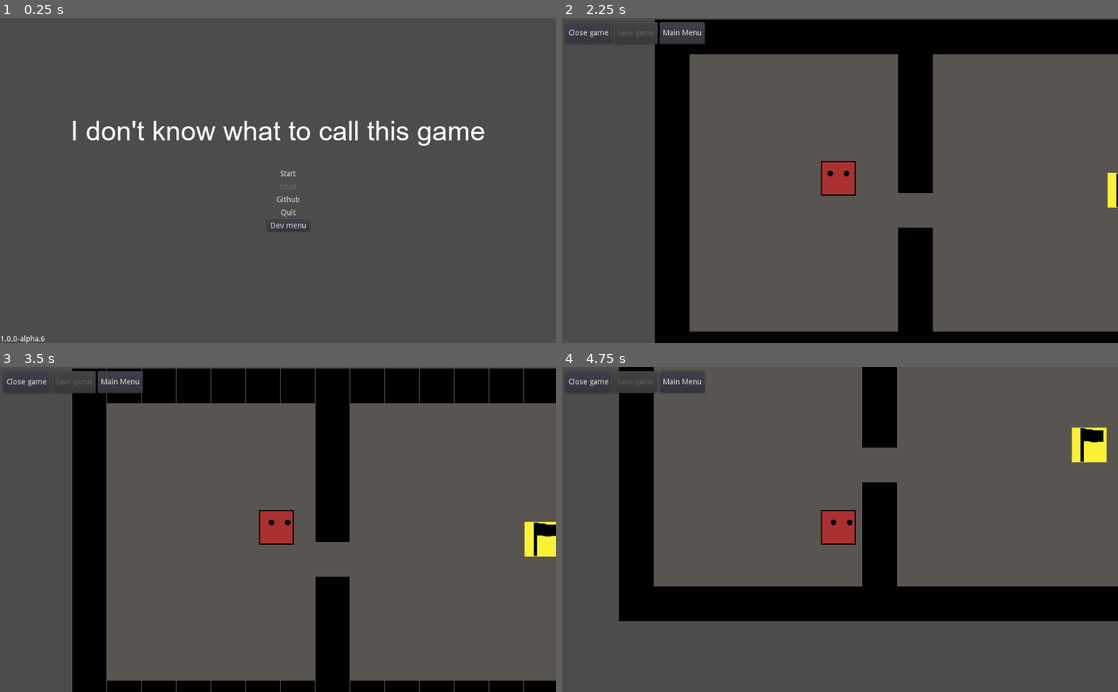
Above: before the commit, frames 1-4 (two rows, left to right).
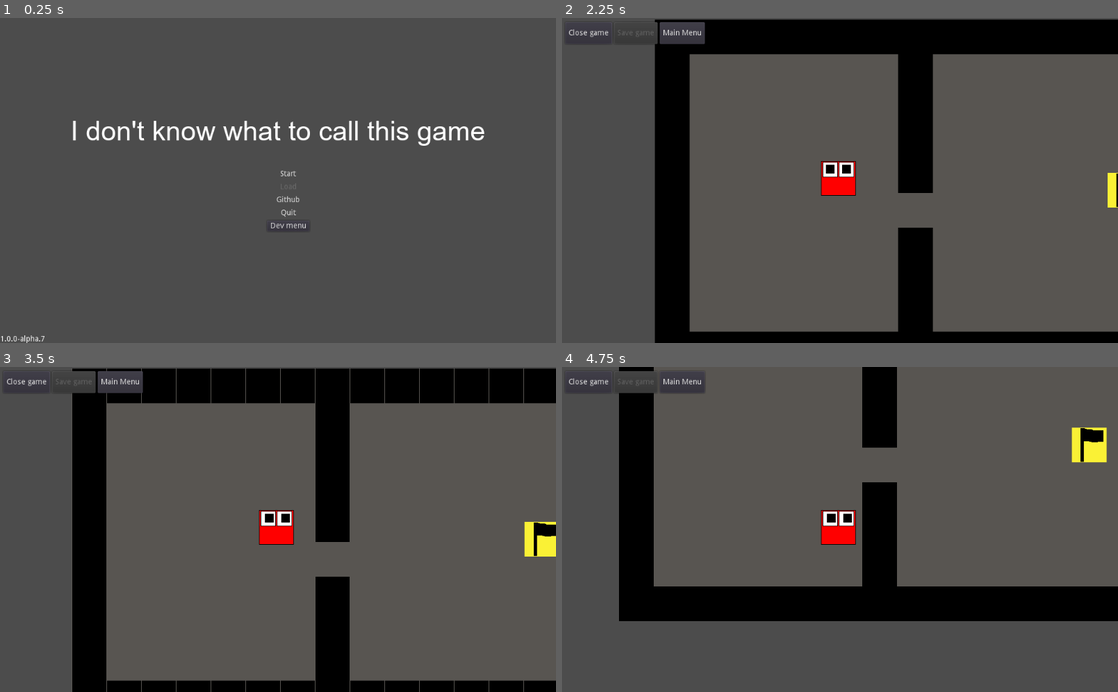
Above: after the commit, the same moments.

Repository: ballsballsballsballsballsballsballsball/game
Game: Godot game, scene res://MainMenu.tscn
Two runs of this game, one before a commit and one after it. Both use one fixed random seed, a clock stepped at 60 frames per second and the inputs below.
Inputs:
- Up to frame 1 (0.25 s): no input
- Up to frame 2 (2.25 s): click "Start" at 0.5 s; click "Main Menu" at 1.25 s; click "Start" at 2 s
- Up to frame 3 (3.5 s): tap Enter at 2.75 s; hold D (move_right) from 2.78 s (still down); hold Ctrl (ctrl) from 2.78 s (still down)
- Up to frame 4 (4.75 s): release D (move_right) at 3.53 s; release Ctrl (ctrl) at 3.53 s; hold S (move_down) 3.53-4.28 s; tap Ctrl (ctrl) at 3.6 s; hold D (move_right) from 4.28 s (still down); hold Ctrl (ctrl) from 4.28 s (still down)

The runs differ from the first frame. In frame 1, less than 0.1% of the frame differs, in the area x 7-8%, y 97-100%; in frame 2, 0.6%; in frame 3, 0.6%, in the area x 46-53%, y 44-55%; in frame 4, 0.6%.

Commit message:
Re-do player sprites, animate on win & death

Diff:
--- a/MainMenu.gd
+++ b/MainMenu.gd
@@ -2,7 +2,7 @@
 
 onready var popup = $PopupMenu
 
-onready var version : String = '1.0.0-alpha.6'
+onready var version : String = '1.0.0-alpha.7'
 onready var github : String = 'https://github.com/ballsballsballsballsballsballsballsball/game'
 
 func _on_StartButton_pressed():
--- a/player/Player.gd
+++ b/player/Player.gd
@@ -68,7 +68,7 @@
 	explosion.emitting = true
 	$AudioStreamPlayer2D.stream = explosionSound
 	$AudioStreamPlayer2D.play()
-	animated_sprite.play('idle')
+	animated_sprite.play('win')
 	$"Victory text".show()
 	var dir = Directory.new()
 	var currentscene = get_parent().name
@@ -86,7 +86,7 @@
 	explosion.emitting = true
 	$AudioStreamPlayer2D.stream = explosionSound
 	$AudioStreamPlayer2D.play()
-	animated_sprite.play('idle')
+	animated_sprite.play('dead')
 	$LossText.show()
 
 func _on_RetryButton_pressed():
--- a/player/Player.tscn
+++ b/player/Player.tscn
@@ -1,14 +1,18 @@
-[gd_scene load_steps=13 format=2]
+[gd_scene load_steps=17 format=2]
 
-[ext_resource path="res://sprites/player/Player-down.png" type="Texture" id=1]
-[ext_resource path="res://sprites/player/Player-idle.png" type="Texture" id=2]
-[ext_resource path="res://sprites/player/Player-left.png" type="Texture" id=3]
-[ext_resource path="res://sprites/player/Player-up.png" type="Texture" id=4]
-[ext_resource path="res://sprites/player/Player-right.png" type="Texture" id=5]
+[ext_resource path="res://sprites/player/Player-down1.png" type="Texture" id=1]
+[ext_resource path="res://sprites/player/Player-idle1.png" type="Texture" id=2]
+[ext_resource path="res://sprites/player/Player-left1.png" type="Texture" id=3]
+[ext_resource path="res://sprites/player/Player-up1.png" type="Texture" id=4]
+[ext_resource path="res://sprites/player/Player-right1.png" type="Texture" id=5]
 [ext_resource path="res://player/Player.gd" type="Script" id=6]
 [ext_resource path="res://ARIAL.TTF" type="DynamicFontData" id=7]
 [ext_resource path="res://explosion/Explosion.tscn" type="PackedScene" id=8]
 [ext_resource path="res://VictoryMsg.tscn" type="PackedScene" id=9]
+[ext_resource path="res://sprites/player/Player-dead1.png" type="Texture" id=10]
+[ext_resource path="res://sprites/player/Player-dead2.png" type="Texture" id=11]
+[ext_resource path="res://sprites/player/Player-win1.png" type="Texture" id=12]
+[ext_resource path="res://sprites/player/Player-win2.png" type="Texture" id=13]
 
 [sub_resource type="SpriteFrames" id=1]
 animations = [ {
@@ -32,10 +36,20 @@
 "name": "idle",
 "speed": 5.0
 }, {
+"frames": [ ExtResource( 10 ), ExtResource( 11 ) ],
+"loop": true,
+"name": "dead",
+"speed": 10.0
+}, {
 "frames": [ ExtResource( 1 ) ],
 "loop": true,
 "name": "down",
 "speed": 5.0
+}, {
+"frames": [ ExtResource( 12 ), ExtResource( 13 ) ],
+"loop": true,
+"name": "win",
+"speed": 10.0
 } ]
 
 [sub_resource type="RectangleShape2D" id=2]
@@ -51,6 +65,7 @@
 script = ExtResource( 6 )
 
 [node name="AnimatedSprite" type="AnimatedSprite" parent="."]
+scale = Vector2( 0.5, 0.5 )
 frames = SubResource( 1 )
 animation = "idle"
 
--- a/project.godot
+++ b/project.godot
@@ -12,9 +12,7 @@
 
 config/name="Game"
 run/main_scene="res://MainMenu.tscn"
-boot_splash/image="res://sprites/player/Player-idle.png"
 boot_splash/use_filter=false
-config/icon="res://sprites/player/Player-idle.png"
 
 [display]
 
Binary file added: sprites/player/Player-dead1.png
Not shown, changed: sprites/player/Player-dead1.png.import
Binary file added: sprites/player/Player-dead2.png
Not shown, changed: sprites/player/Player-dead2.png.import
Binary file removed: sprites/player/Player-down.png
Binary file added: sprites/player/Player-down1.png
Not shown, changed: sprites/player/Player-down1.png.import
Binary file removed: sprites/player/Player-idle.png
Binary file added: sprites/player/Player-idle1.png
Not shown, changed: sprites/player/Player-idle1.png.import
Binary file removed: sprites/player/Player-left.png
Binary file added: sprites/player/Player-left1.png
(and 12 more such lines)
